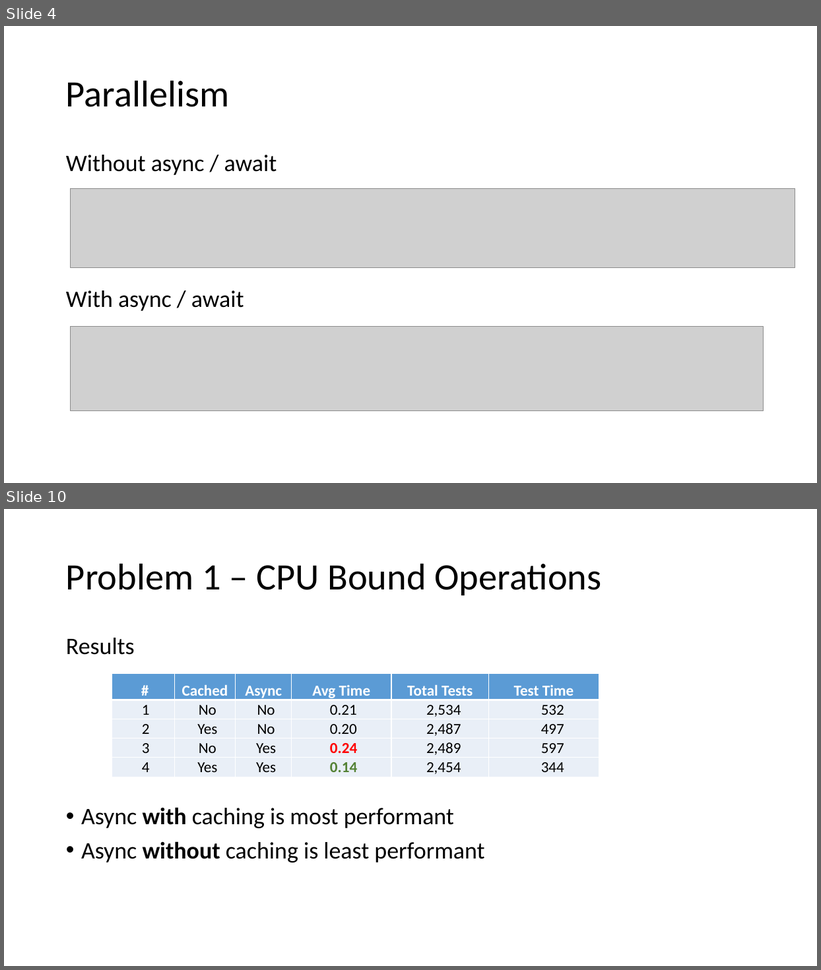
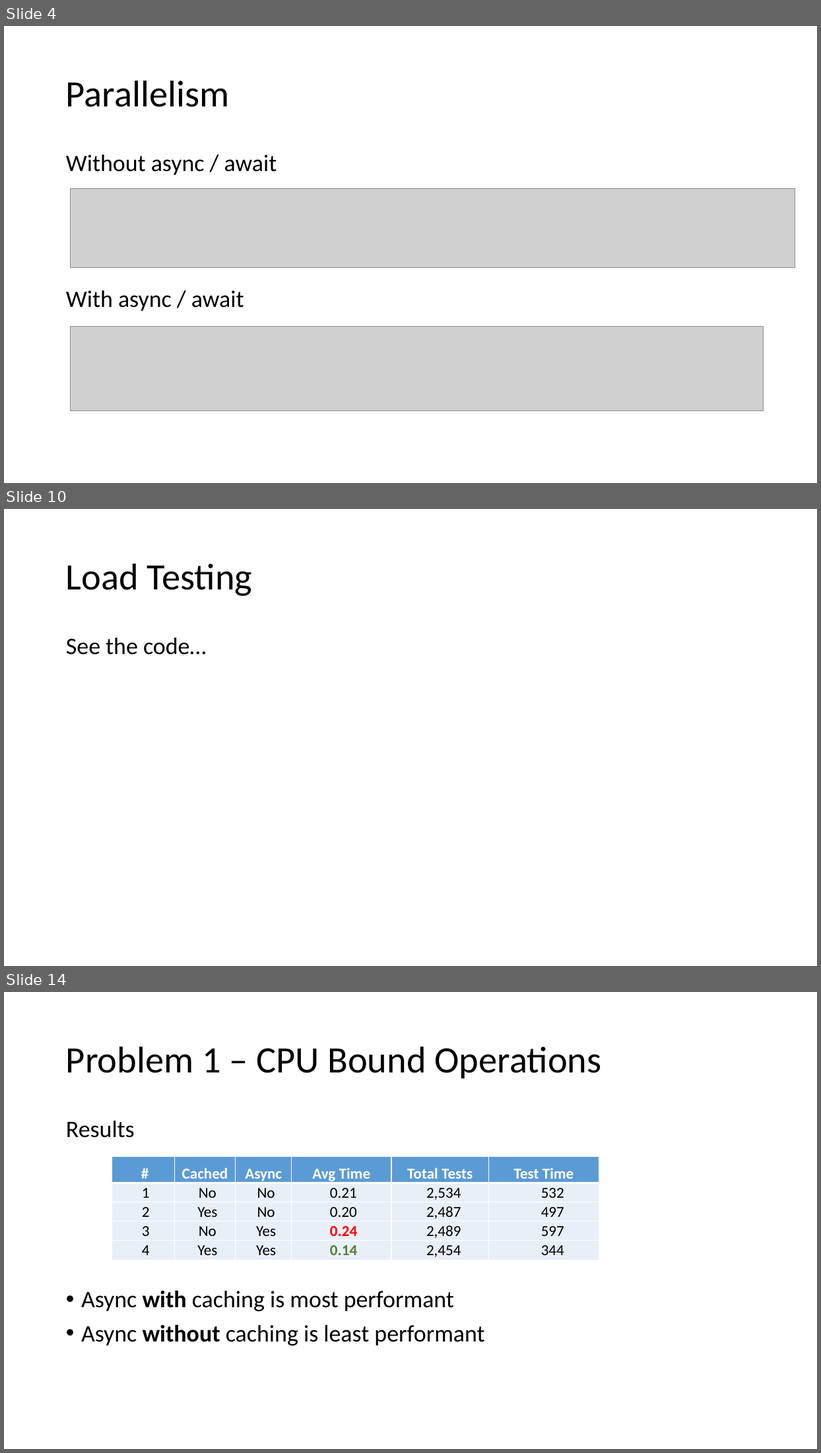
Before and after one commit to mark-doyle/dal-cs-sig, a slide deck: RealWorldScalability/Real World Scalability.pptx. Shown one above the other, each under a label of ours: slides 4 and 10 before the commit, slides 4, 10 and 14 after it; the slides between them are not shown. The pictures are 821x970 and 821x1453 pixels, drawn with LibreOffice and Linux fonts; fonts in the diff are those of the drawing; grey boxes stand for pictures. Boxes give left, top, right and bottom in pixels: in the first picture for what was removed or moved away, otherwise in the second. Text is boxed around its words. In the diff, an @@ line names an element or a change of style, - is before the commit and + after.

```diff
--- a/RealWorldScalability/Real World Scalability.pptx
+++ b/RealWorldScalability/Real World Scalability.pptx
@@ slide 10 added at <box>4,509,817,966</box>, background #FFFFFF @@
@@ title added at <box>66,563,253,596</box>, 44 pt, text #000000 @@
+Load Testing
@@ text added at <box>66,638,206,655</box>, 28 pt, text #000000 @@
+See the code…
@@ what was slide 10 is now slide 14 @@
```
Also in this commit, not shown: 8 slides changed, 11 other slides added.
